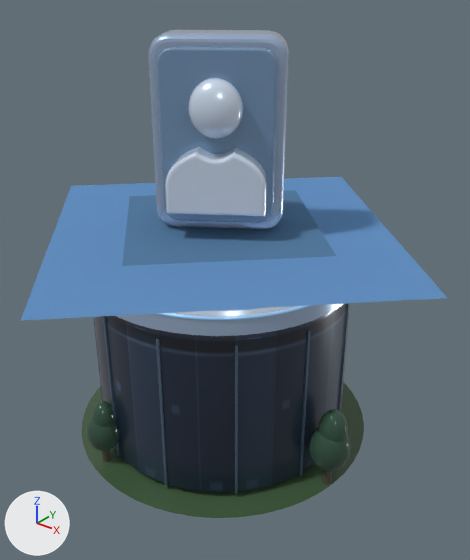
The glTF model assets/data.people.glb as it was, and as the next commit left it.
The view is the same before and after, from a 50 mm lens placed at (1.413, -1.688, 1.688), pointed at (0.071, -0.01, 0.647). The axes (+X, +Y, +Z) are drawn at lower left. The lights are the same throughout. The older version comes first. Where no turn or scale is listed for an object, it has been applied to the vertices.
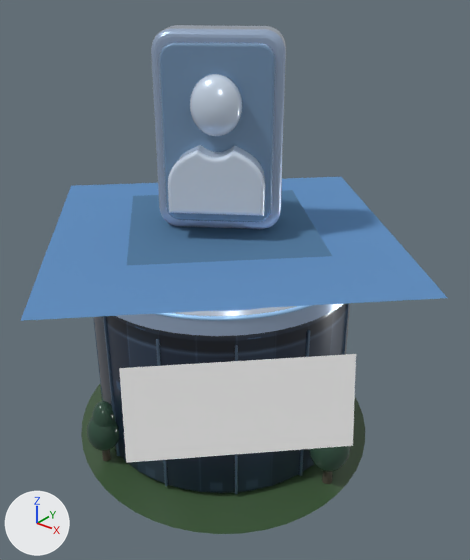
ob_people_sculpture is not drawn itself; it is the parent of ob_node_35, ob_mesh_35, ob_mesh_36.

Pixel boxes (x1, y1, x2, y2) of what changed, in the pictures (470 x 560 px):
'annotation', added: after (119, 354, 356, 463)
'Mesh_30', rescaled: before (157, 47, 277, 223); after (159, 42, 275, 222)
'landscaped-exhibit-footprint', rescaled (11% taller): before (82, 383, 364, 518); after (81, 384, 365, 534)
'Mesh_35', rescaled: before (122, 190, 336, 266); after (127, 190, 332, 265)
'Mesh_29', rescaled: before (149, 30, 288, 229); after (151, 25, 286, 229)
'Mesh_33', rescaled: before (165, 147, 267, 216); after (168, 145, 265, 216)
'Mesh_32', rescaled: before (188, 78, 243, 139); after (190, 74, 242, 136)

Edits to the bpy script that builds the scene:
```text
Add mat_material_39:
    mat_material_39 = bpy.data.materials.new('Material_39')
    # nodes: BsdfDiffuse, BsdfTransparent, LightPath, MixShader, OutputMaterial
    # colours: white #ffffff
Add me_mesh_37:
    me_mesh_37.from_pydata([(-0.267, -0.23, 0.153), (0.23, 0.267, 0.153), (-0.23, -0.267, -0.153), (0.267, 0.23, -0.153)], [], [(0, 2, 1), (2, 3, 1)])
    me_mesh_37.materials.append(mat_material_39)  # its picture is missing
Change ob_landscaped_exhibit_footprint:
    ob_landscaped_exhibit_footprint.scale: (1.0, 1.12, 1.0) -> (1.0, 1.0, 1.12)
Change ob_people_sculpture:
    ob_people_sculpture.scale: (1.0, 1.0, 1.0) -> (0.96, 1.0, 1.02)
Add ob_annotation:
    ob_annotation = bpy.data.objects.new('annotation', me_mesh_37)
    ob_annotation.location = (0.424, -0.424, 0.48)
```
